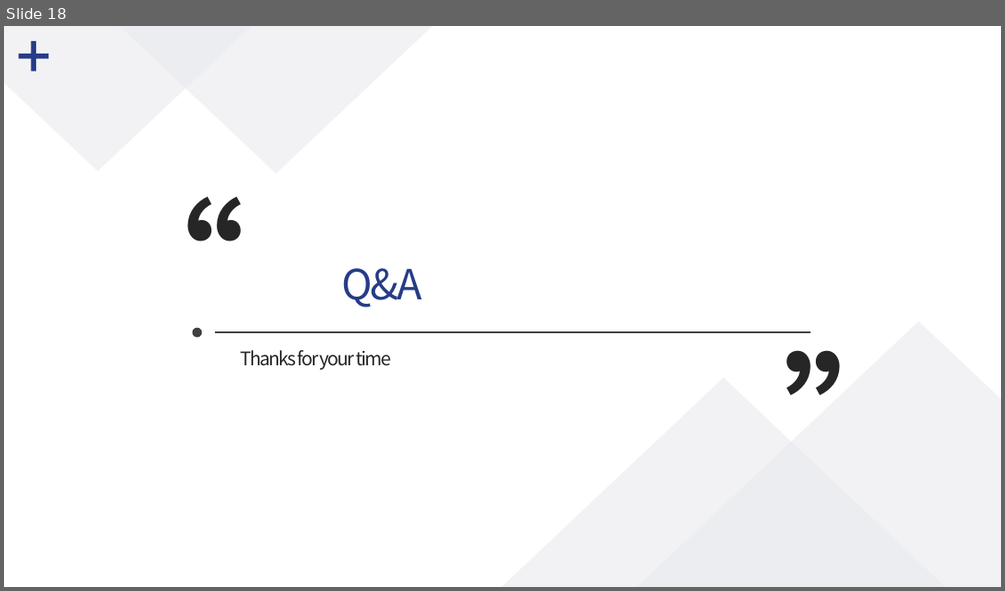
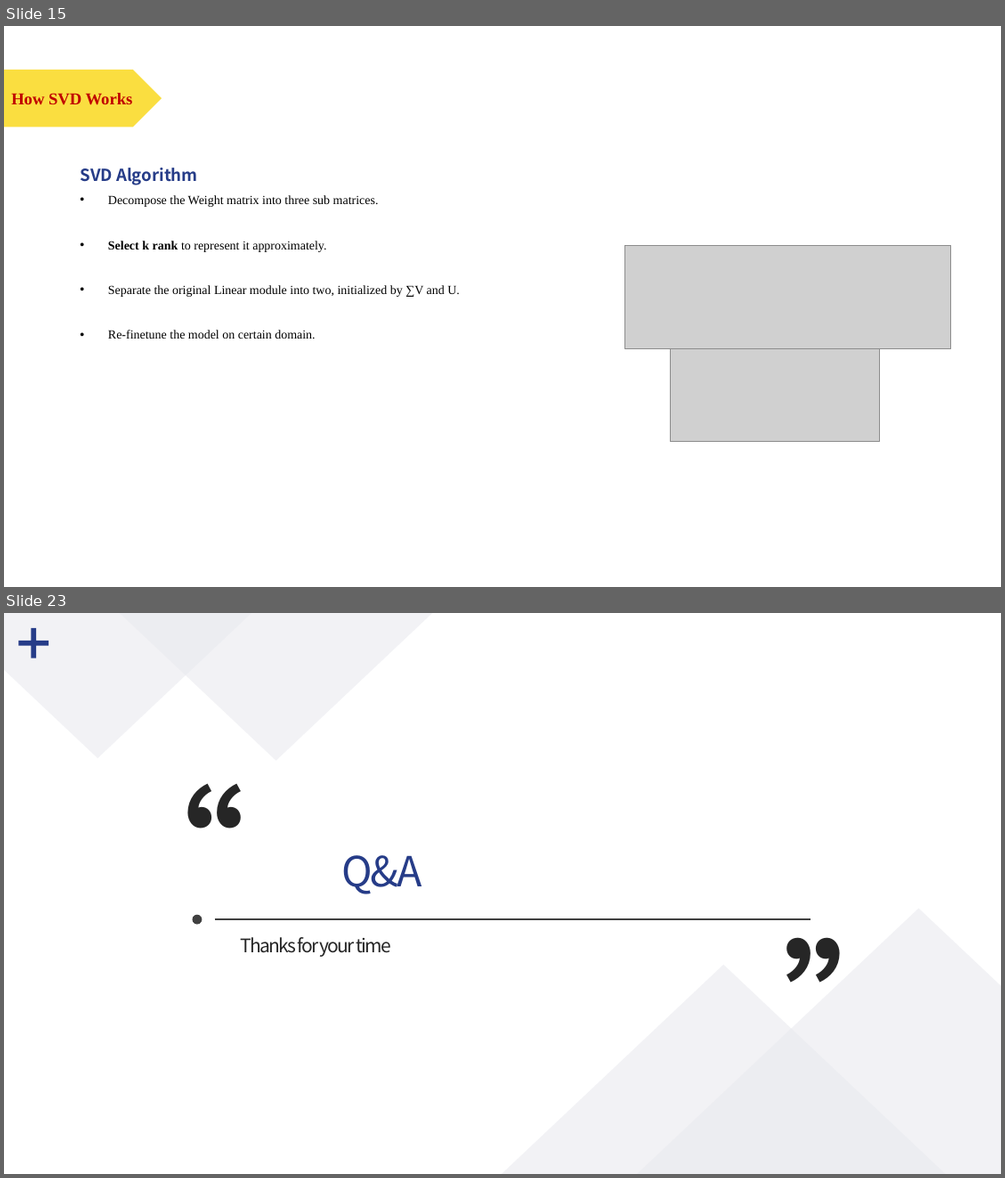
Before and after one commit to polarispw/MSBD5014-IP, a slide deck: docs/Matrix Factorization & LLM Compression.pptx. Shown one above the other, each under a label of ours: slide 18 before the commit, slides 15 and 23 after it; the slides between them are not shown. The pictures are 1005x591 and 1005x1178 pixels, drawn with LibreOffice and Linux fonts; fonts in the diff are those of the drawing; grey boxes stand for pictures. Boxes give left, top, right and bottom in pixels: in the first picture for what was removed or moved away, otherwise in the second. Text is boxed around its words. In the diff, an @@ line names an element or a change of style, - is before the commit and + after.

```diff
--- a/docs/Matrix Factorization & LLM Compression.pptx
+++ b/docs/Matrix Factorization & LLM Compression.pptx
@@ slide 15 added at <box>4,26,1001,587</box>, background #FFFFFF @@
@@ pentagon arrow added at <box>4,70,162,127</box>, fill #FADE40 @@
@@ text added at <box>11,93,133,105</box>, 16 pt, text #C00000, bold @@
+How SVD Works
@@ text added at <box>15,93,113,105</box>, 24 pt, text #C00000 @@
+CPU设计
@@ text added at <box>80,168,460,338</box>, 12 pt, text #000000 @@
+SVD Algorithm
+• Decompose the Weight matrix into three sub matrices.
+• Select k rank to represent it approximately.
+• Separate the original Linear module into two, initialized by ∑V and U.
+• Re-finetune the model on certain domain.
@@ picture added at <box>624,245,951,348</box> @@
@@ picture added at <box>670,349,879,441</box> @@
@@ what was slide 18 is now slide 23 @@
```
Also in this commit, not shown: 3 slides changed, 7 other slides added, 3 slides removed, 47 other files.
